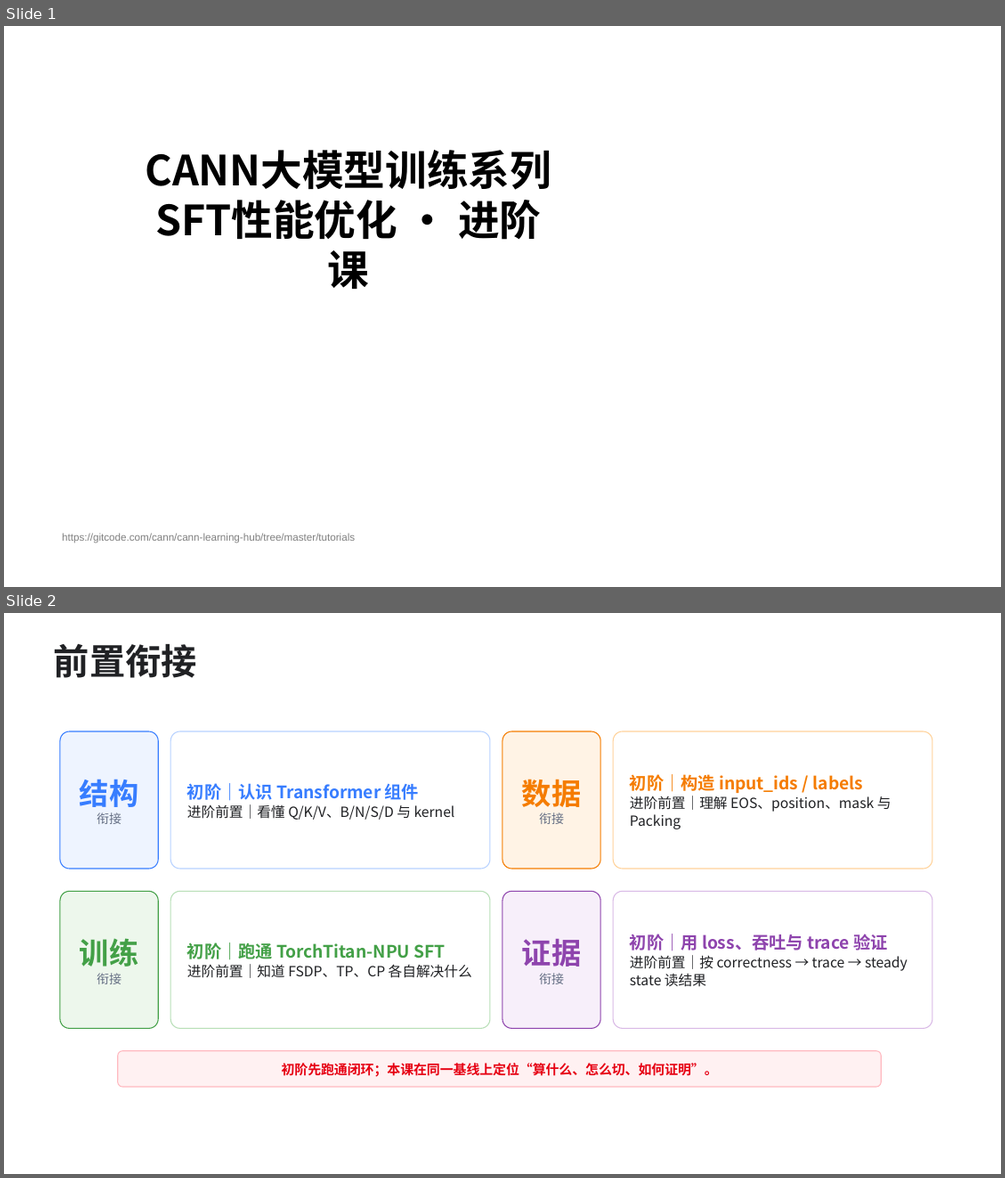
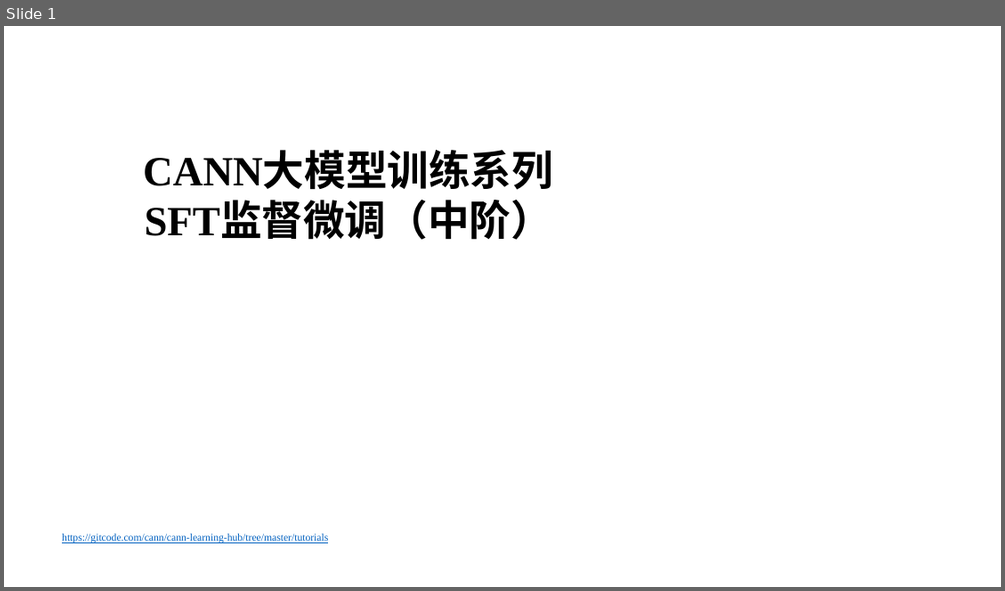
Before and after one commit to hicann/cann-learning-hub, a slide deck: tutorials/sft_training_pipeline/slides/02_sft_training_pipeline.pptx. Shown one above the other, each under a label of ours: slides 1 and 2 before the commit, slide 1 after it. The pictures are 1005x1178 and 1005x591 pixels, drawn with LibreOffice and Linux fonts; fonts in the diff are those of the drawing; background and template pictures are left out. Boxes give left, top, right and bottom in pixels: in the first picture for what was removed or moved away, otherwise in the second. Text is boxed around its words. In the diff, an @@ line names an element or a change of style, - is before the commit and + after.

Commit message:
docs: 更新 SFT/RL 中阶课程课件

# message auto-generated for no-merge-commit merge:
!1071 merge sft2 into test

docs: 更新 SFT/RL 中阶课程课件

Description: ## 描述
更新了训练课程SFT和RL部分的PPT

## 关联的Issue
不涉及ISSUE

## 测试
本次不涉及代码修改，无需测试

## 文档更新
在SFT和RL中的主README中新增对应的PPT链接地址

## 类型标签
<!--  [x] 表示选中 -->
- [ ] Bug修复
- [ ] 新特性
- [ ] 内容优化
- [x] 其他，请描述：更新课程PPT

## 其他信息
<!-- 在这里可以添加任何与这个 Pull Request 相关的其他说明。 -->

See merge request: cann/cann-learning-hub!1071

```diff
--- a/tutorials/sft_training_pipeline/slides/02_sft_training_pipeline.pptx
+++ b/tutorials/sft_training_pipeline/slides/02_sft_training_pipeline.pptx
@@ slide 2 removed at <box>4,613,1001,1174</box>, background picture (left out) @@
@@ text removed at <box>54,643,197,678</box> @@
-前置衔接
@@ rounded rectangle removed at <box>60,731,158,868</box> @@
-结构
-衔接
@@ rounded rectangle removed at <box>170,731,490,868</box> @@
-初阶｜认识 Transformer 组件
-进阶前置｜看懂 Q/K/V、B/N/S/D 与 kernel
@@ rounded rectangle removed at <box>502,731,600,868</box> @@
-数据
-衔接
@@ rounded rectangle removed at <box>614,731,933,868</box> @@
-初阶｜构造 input_ids / labels
-进阶前置｜理解 EOS、position、mask 与 Packing
@@ rounded rectangle removed at <box>60,892,158,1028</box> @@
-训练
-衔接
@@ rounded rectangle removed at <box>170,892,490,1028</box> @@
-初阶｜跑通 TorchTitan-NPU SFT
-进阶前置｜知道 FSDP、TP、CP 各自解决什么
@@ rounded rectangle removed at <box>502,892,600,1028</box> @@
-证据
-衔接
@@ rounded rectangle removed at <box>614,892,933,1028</box> @@
-初阶｜用 loss、吞吐与 trace 验证
-进阶前置｜按 correctness → trace → steady state 读结果
@@ rounded rectangle removed at <box>118,1051,882,1086</box> @@
-初阶先跑通闭环；本课在同一基线上定位“算什么、怎么切、如何证明”。
@@ slide 1 changed as well @@
@@ text at <box>143,153,553,190</box>: font Noto Sans CJK SC to Times New Roman in "CANN大模型训练系列" @@
@@ text at <box>145,203,552,240</box>: text changed; font Noto Sans CJK SC to Times New Roman @@
-SFT性能优化 · 进阶课
+SFT监督微调（中阶）
@@ text "https://gitcode.com/cann/cann-learning-hub/tree/master/tutor ..." at <box>62,533,328,543</box>: font Arial to Times New Roman, text colour #808080 to #0563C1, underline on @@
```
Also in this commit, not shown: 5 other slides changed, 30 slides added, 30 other slides removed, 1 other file.
